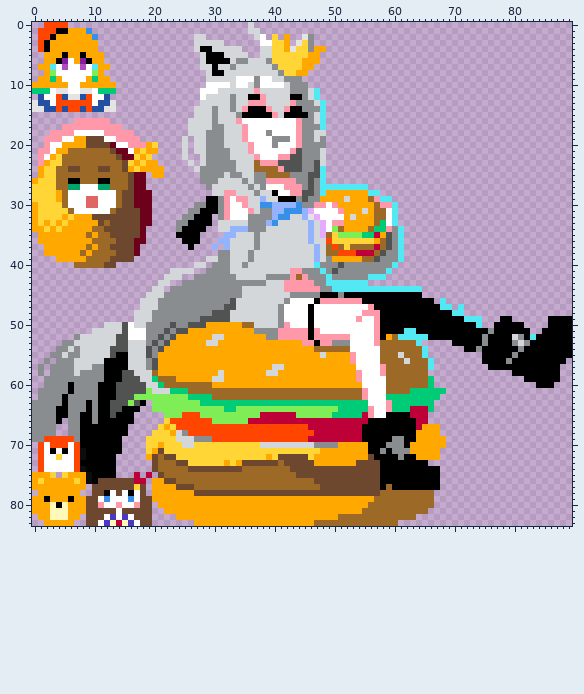
Sprite sheet -- images/all_fubu_stuffv2.png. Above: the version before the commit.
The file is 90x84 pixels. Pixels under 10% opacity are left out. Colours within 5 levels of each other are drawn and written as one.
The result:
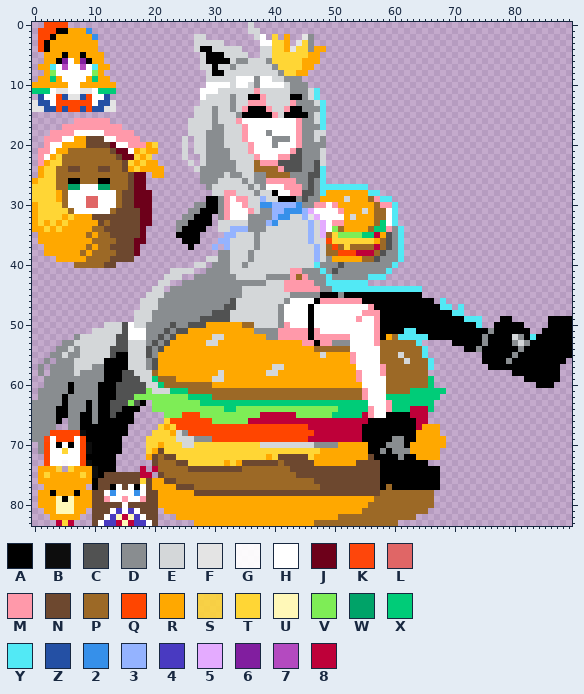
Palette (. is transparent): A #000000  B #0d0d0d  C #515252  D #898d90  E #d4d7d9  F #e4e4e4  G #fffffff0  H #ffffff  J #6d001a  K #fe460b  L #e06666  M #ff99aa  N #6d482f  P #9c6926  Q #ff4500  R #ffa800  S #ffd635e2  T #ffd635  U #fff8b8  V #7eed56  W #00a368  X #00cc78  Y #52e9f5  Z #2450a4  2 #3690ea  3 #94b3ff  4 #493ac1  5 #e4abff  6 #811e9f  7 #b44ac0  8 #be0039
Change:
@@ x 0..22 @@
 67 DDDD..DDAAAAAAAA.....TR
-68 DDDD..DDAAAAAAAA....TTT
-69 DDQQQQQDAAAAAAA....TTTT
-70 .KHQQQHQAAAAAAA....TTRT
-71 .QHAHAHQBAAAAAA....TRNT
-72 .QHHTHHQBAAAAA.....RNPN
-73 .QHHHHHQAAAAAA......NPP
-74 .QHHGHHQBAAAAA......NPP
-75 RRRS.TRRRBAAAA...8.8.NP
-76 RTRRRRRTRBANNNNNN88.RRN
-77 RRRRRRRRR.NNNNNNNTN.RRR
-78 .RRRRRRR..NNAHNHAHN.RRR
-79 RRARRRARRNNH2HHH2HNNRRR
-80 RRRUAURRRNNMHHMHHMNN.RR
-81 RRRUUURRRNNNNNHNNNNN..R
-82 .RRUUURR.NNNH4H4HNNN...
-83 ..RRRRR..NNH4U8U4HNN...
+68 DDDQQQQQBAAAAAAA....TTT
+69 DDKHQQQHQAAAAAA....TTTT
+70 .DQHAHAHQBAAAAA....TTRT
+71 .DQHHTHHQBAAAAA....TRNT
+72 ..QHHHHHQAAAAA.....RNPN
+73 ..QHHGHHQBAAAA......NPP
+74 .RRRS.TRRRBAAA....8.8PP
+75 .RTRRRRRTRBANNNNNN88.NP
+76 .RRRRRRRRRANNNNNNNTNRRN
+77 ..RRRRRRR.ANNAHNHAHNRRR
+78 .RRARRRARRNNH2HHH2HNNRR
+79 .RRRUAURRRNNMHHMHHMNNRR
+80 .RRRUUURRRNNNNNHNNNNNRR
+81 ..RRUUURR.NNNH4H4HNNN.R
+82 ...RRRRR..NNH4U8U4HNN..
+83 ....8T8...NH448U844HN..
Changed places in both pictures, as pixel boxes (x1, y1, x2, y2):
changed: (32, 430, 158, 526)
